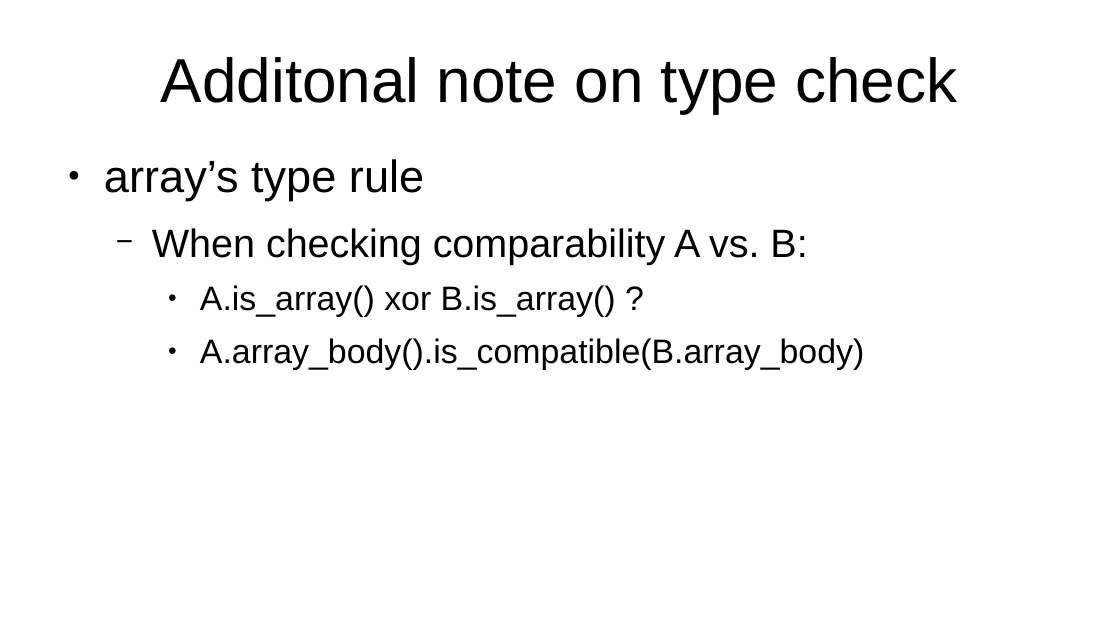
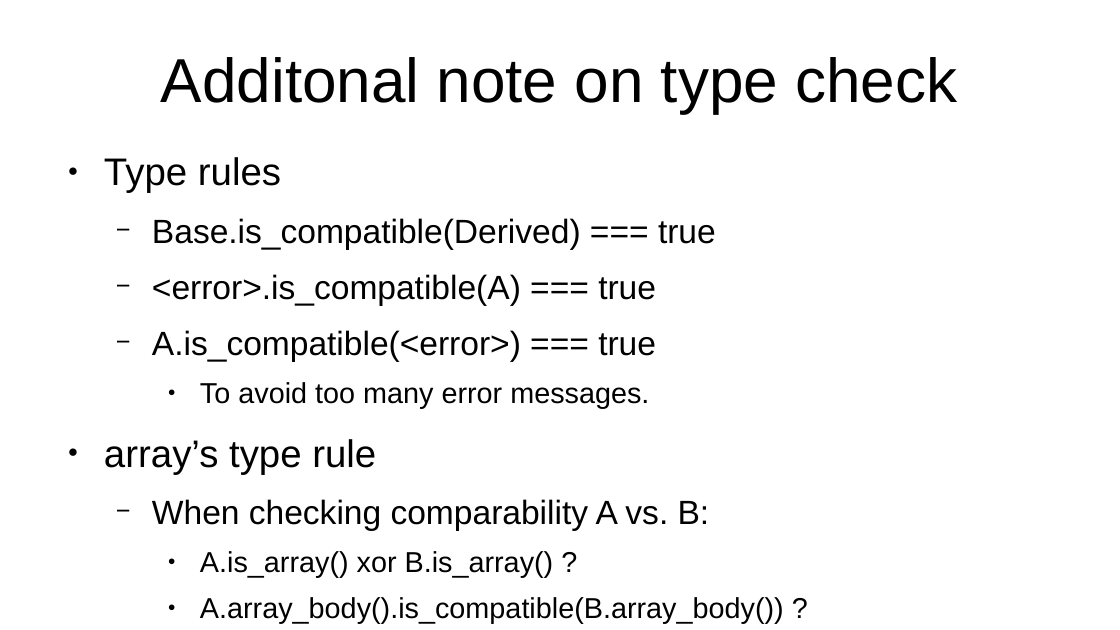
Before and after one commit to lulitao1997/minijavac, a slide deck: slide 7 of doc/report.odp. Drawn at 1120x630 pixels with LibreOffice and Linux fonts; fonts in the diff are those of the drawing. Boxes give left, top, right and bottom in pixels: in the first picture for what was removed or moved away, otherwise in the second. Text is boxed around its words. In the diff, an @@ line names an element or a change of style, - is before the commit and + after.

Commit message:
fix dispatch check

```diff
--- a/doc/report.odp
+++ b/doc/report.odp
@@ text at (104, 157, 716, 408): paragraphs added @@
+● Type rules
+  − Base.is_compatible(Derived) === true
+  − <error>.is_compatible(A) === true
+  − A.is_compatible(<error>) === true
+    ● To avoid too many error messages.
@@ text at (104, 439, 710, 577): size 32 to 27.2 pt in "array’s type rule"; size 28 to 23.8 pt in "When checking comparability A vs. B:"; size 24 to 20.4 pt in "A.is_array() xor B.is_array() ?" @@
@@ text at (200, 597, 784, 624): text changed; size 24 to 20.4 pt @@
-    ● A.array_body().is_compatible(B.array_body)
+    ● A.array_body().is_compatible(B.array_body()) ?
```
Also in this commit, not shown: 4 other slides changed, 3 slides added, 1 slide removed, 16 other files.
